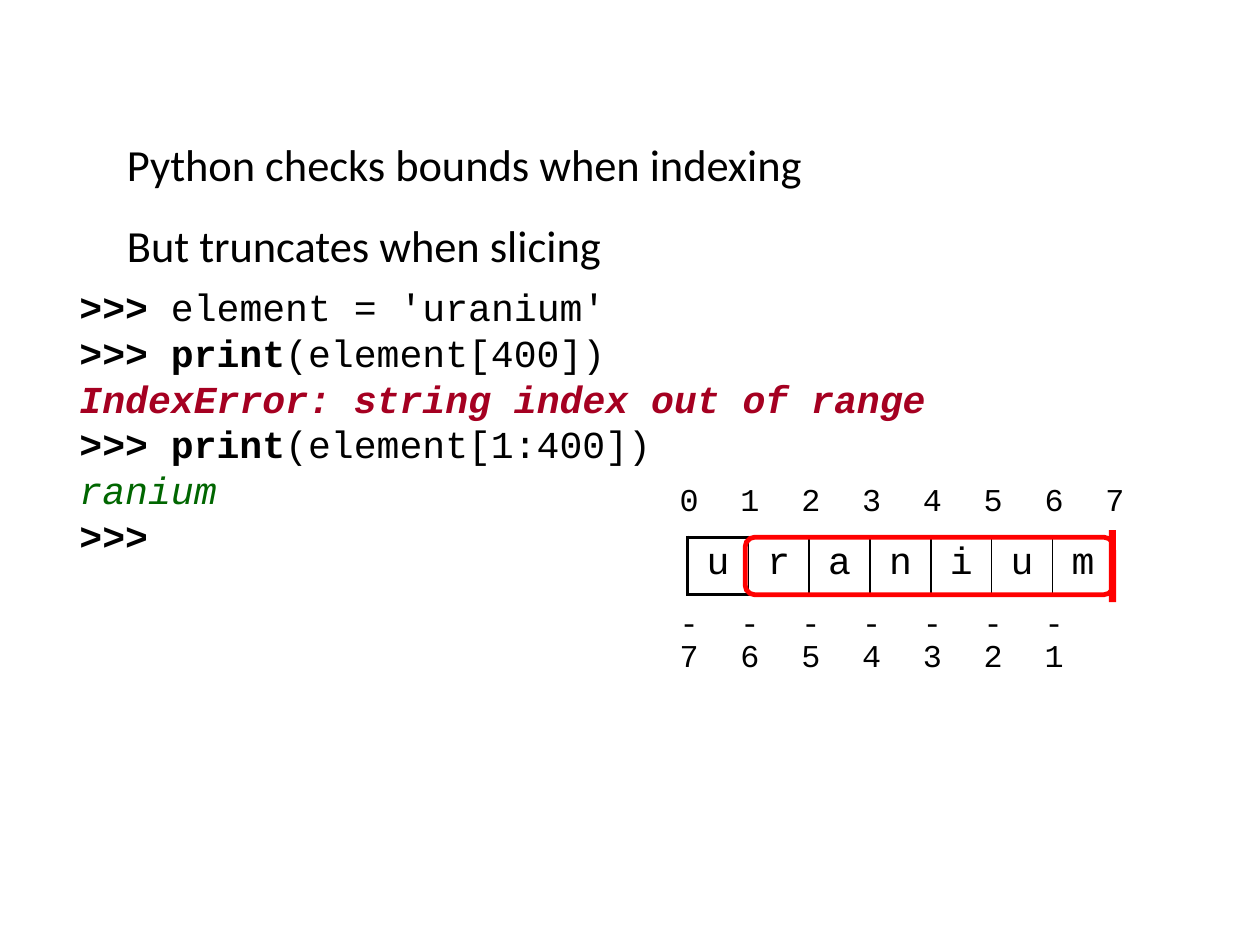
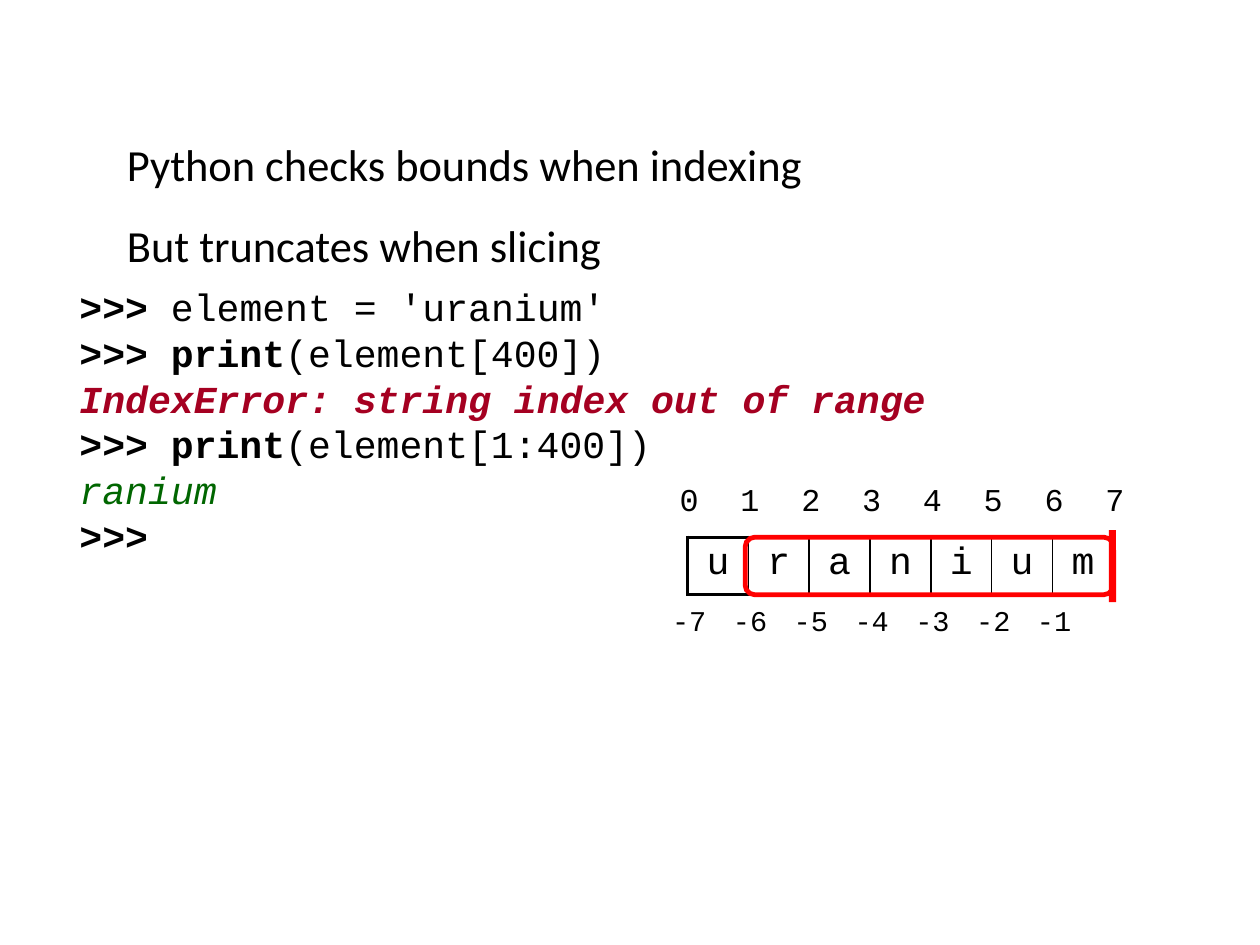
Before and after one commit to ncasuk/ncas-isc, a slide deck: slide 113 of python/presentations/learning_python/04_lists__slice__list_comp.pptx (slide 112 before the commit). Drawn at 1260x945 pixels with LibreOffice and Linux fonts; fonts in the diff are those of the drawing; background and template pictures are left out. Boxes give left, top, right and bottom in pixels: in the first picture for what was removed or moved away, otherwise in the second. Text is boxed around its words. In the diff, an @@ line names an element or a change of style, - is before the commit and + after.

```diff
--- a/python/presentations/learning_python/04_lists__slice__list_comp.pptx
+++ b/python/presentations/learning_python/04_lists__slice__list_comp.pptx
@@ table at box(659, 603, 1083, 685) @@
@@ size 20 to 18 pt @@
```
Also in this commit, not shown: 9 other slides changed, 2 slides added, 1 slide removed, 1 other file.
